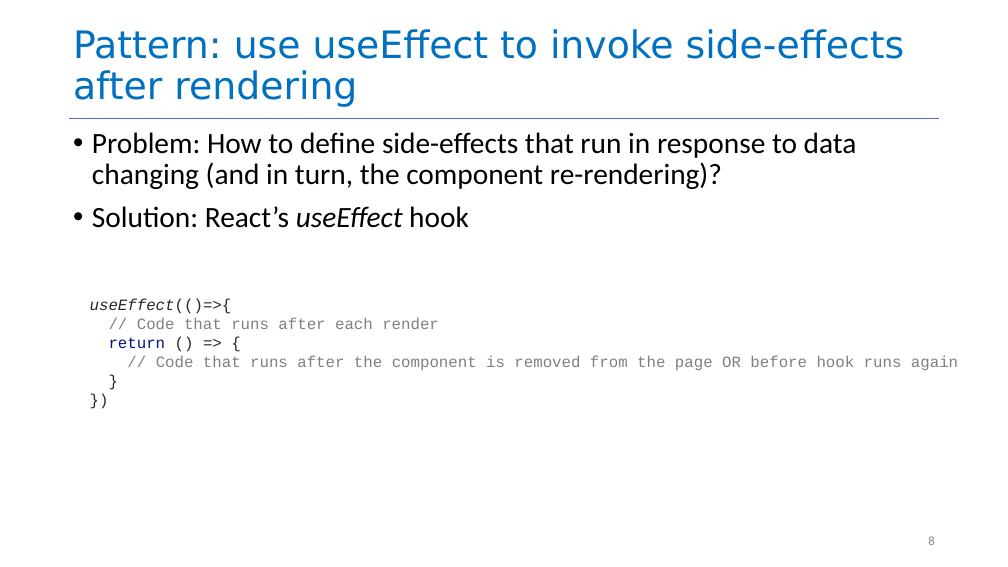
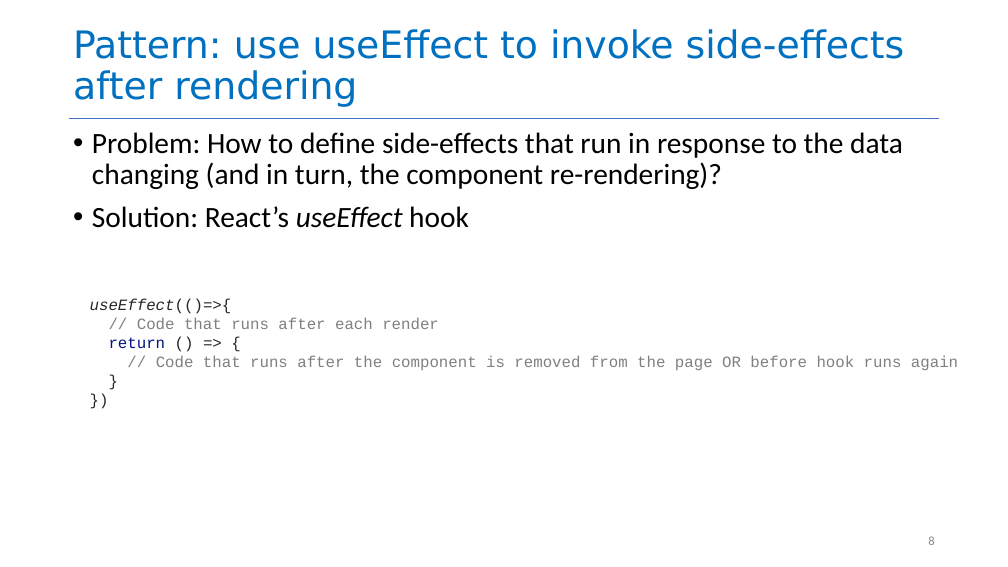
Before and after one commit to neu-se/CS4530-Spring-2023, a slide deck: slide 8 of Slides/Module 08 Patterns of React.pptx. Drawn at 1008x567 pixels with LibreOffice and Linux fonts; fonts in the diff are those of the drawing. Boxes give left, top, right and bottom in pixels: in the first picture for what was removed or moved away, otherwise in the second. Text is boxed around its words. In the diff, an @@ line names an element or a change of style, - is before the commit and + after.

Commit message:
updated mod8 slides to fix typos, clarified instructions for activity

```diff
--- a/Slides/Module 08 Patterns of React.pptx
+++ b/Slides/Module 08 Patterns of React.pptx
@@ text at (92,132,903,189): text changed @@
-• Problem: How to define side-effects that run in response to data changing (and in turn, the component re-rendering)?
+• Problem: How to define side-effects that run in response to the data changing (and in turn, the component re-rendering)?
```
Also in this commit, not shown: 4 other slides changed, 3 other files.
